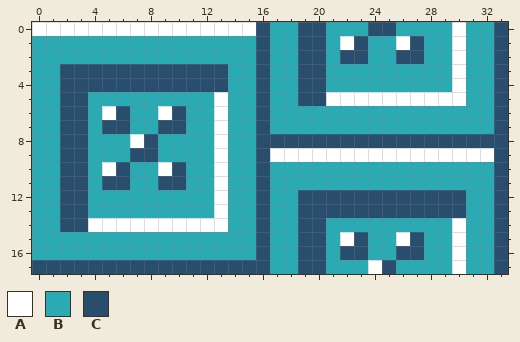
Two versions of one pixel-art sprite, graphics/ui/WorldMapFrame_Tile.png. That is the earlier state.
The file is 34x18 pixels.
Palette (. is transparent): A #ffffff  B #2aaab2  C #294d6d
Pixels before, first column x 0:
 0 AAAAAAAAAAAAAAAACBBCCBBBCCBBBBABBC
 1 BBBBBBBBBBBBBBBBCBBCCBACBBACBBABBC
 2 BBBBBBBBBBBBBBBBCBBCCBCCBBCCBBABBC
 3 BBCCCCCCCCCCCCBBCBBCCBBBBBBBBBABBC
 4 BBCCCCCCCCCCCCBBCBBCCBBBBBBBBBABBC
 5 BBCCBBBBBBBBBABBCBBCCAAAAAAAAAABBC
 6 BBCCBACBBACBBABBCBBBBBBBBBBBBBBBBC
 7 BBCCBCCBBCCBBABBCBBBBBBBBBBBBBBBBC
 8 BBCCBBBACBBBBABBCCCCCCCCCCCCCCCCCC
 9 BBCCBBBCCBBBBABBCAAAAAAAAAAAAAAAAC
10 BBCCBACBBACBBABBCBBBBBBBBBBBBBBBBC
11 BBCCBCCBBCCBBABBCBBBBBBBBBBBBBBBBC
12 BBCCBBBBBBBBBABBCBBCCCCCCCCCCCCBBC
13 BBCCBBBBBBBBBABBCBBCCCCCCCCCCCCBBC
14 BBCCAAAAAAAAAABBCBBCCBBBBBBBBBABBC
15 BBBBBBBBBBBBBBBBCBBCCBACBBACBBABBC
16 BBBBBBBBBBBBBBBBCBBCCBCCBBCCBBABBC
17 CCCCCCCCCCCCCCCCCBBCCBBBACBBBBABBC
The result:
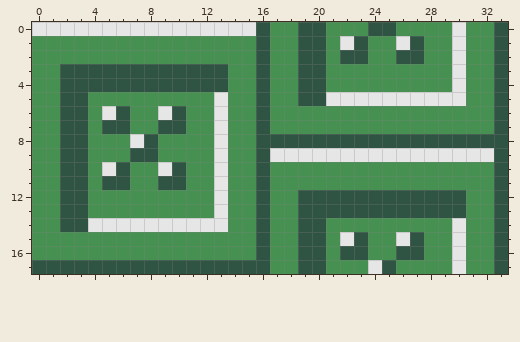
What changed:
colour A: #ffffff -> #e6e6e6
colour B: #2aaab2 -> #469051
colour C: #294d6d -> #305444
Pixel boxes of the changes (left, top, right, bottom) in both pictures:
changed: (32, 22, 508, 274)
